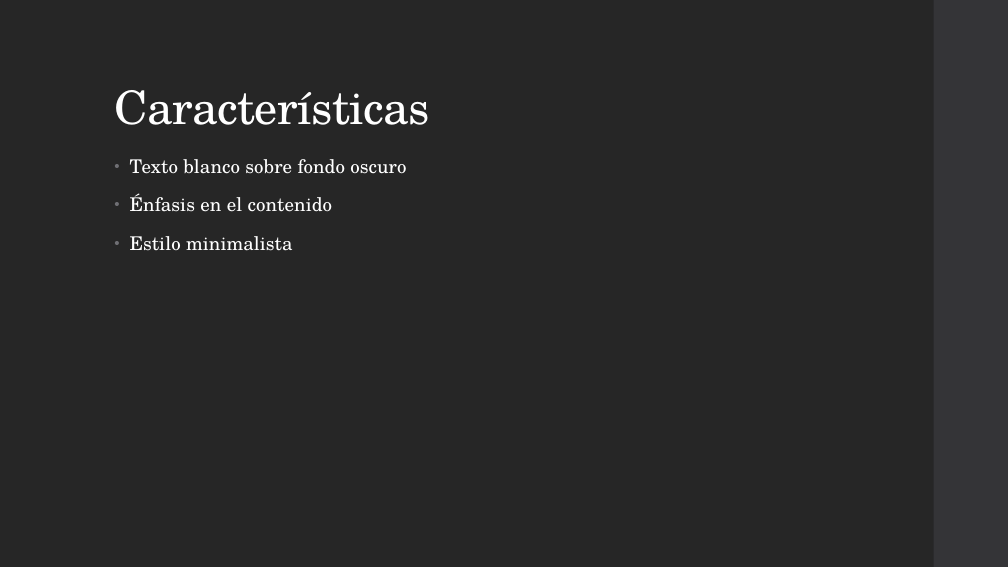
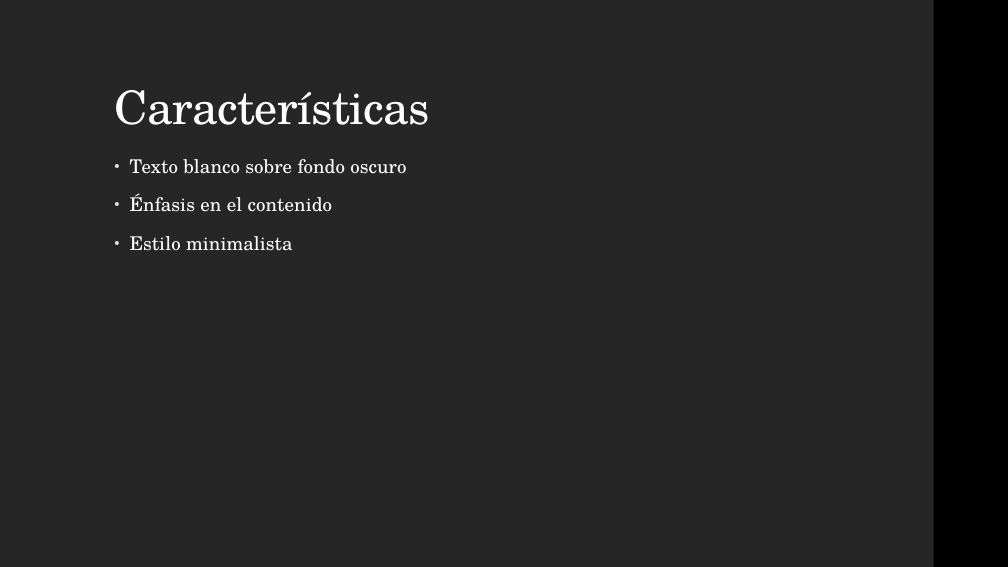
Before and after one commit to braulio-dev/Slidecraft, a slide deck: slide 3 of templates/modern_dark.pptx. Drawn at 1008x567 pixels with LibreOffice and Linux fonts; fonts in the diff are those of the drawing. Boxes give left, top, right and bottom in pixels: in the first picture for what was removed or moved away, otherwise in the second. Text is boxed around its words. In the diff, an @@ line names an element or a change of style, - is before the commit and + after.

```diff
--- a/templates/modern_dark.pptx
+++ b/templates/modern_dark.pptx
@@ rectangle at (933,0,1008,566): fill #353537 to #000000 @@
@@ text "Texto blanco sobre fondo oscuro" at (130,159,406,251): bullet colour #6F6F74 to #DDDDDD @@
```
Also in this commit, not shown: 2 other slides changed, 9 other files.
